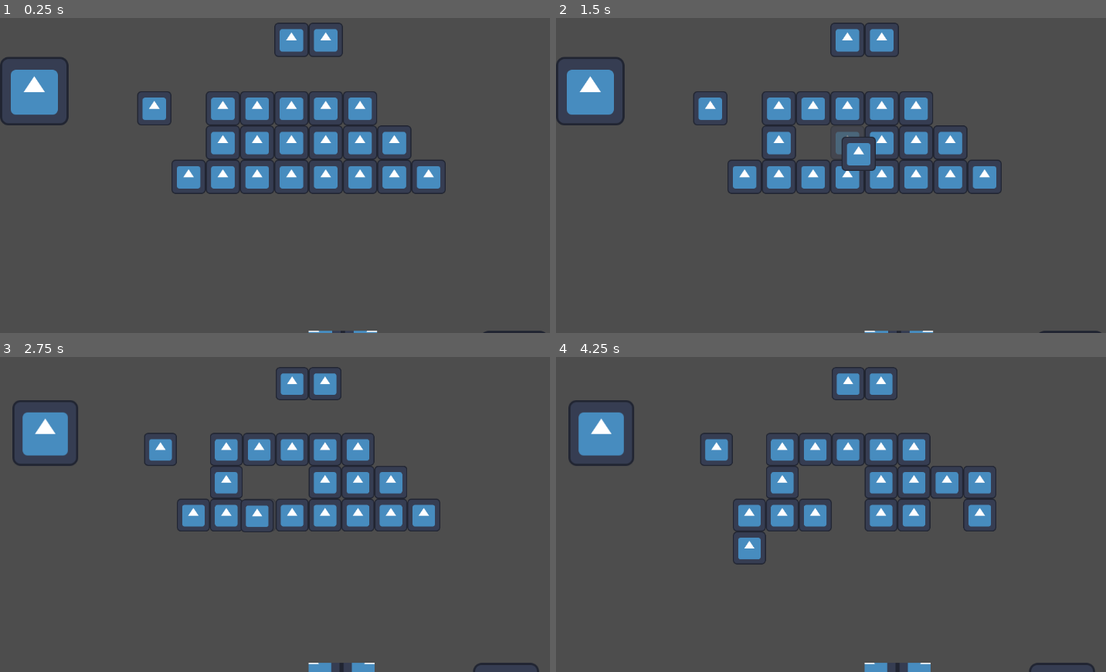
Above: before the commit, frames 1-4 (two rows, left to right).
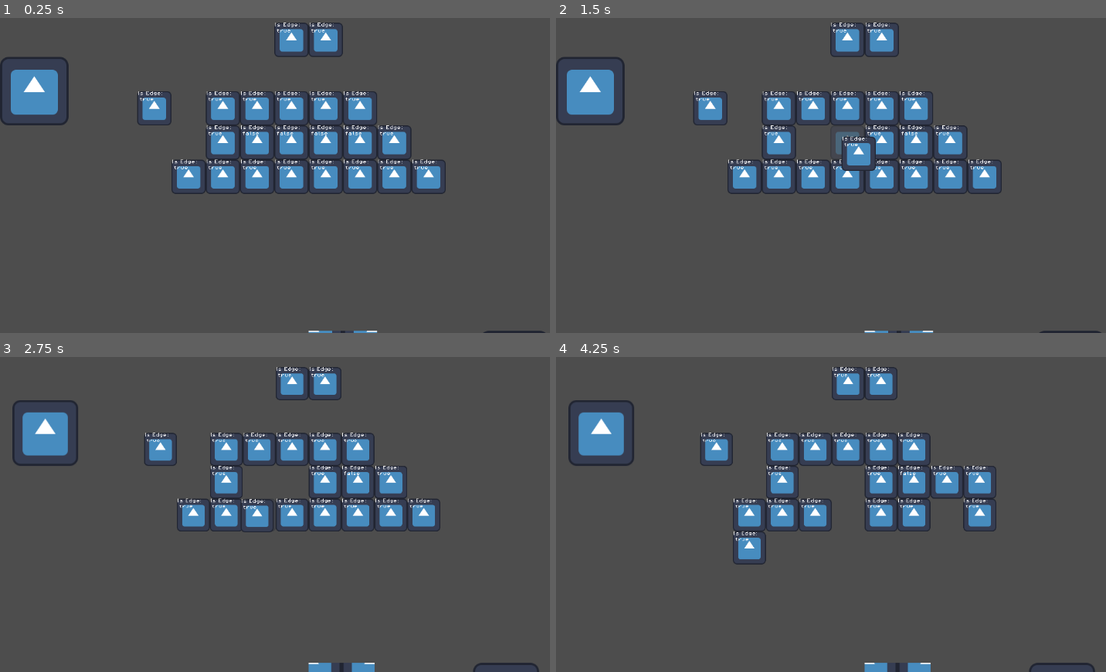
Above: after the commit, the same moments.

Repository: inbesea/godotTilePractice
Game: Godot game, scene res://scenes/game.tscn
Two runs of this game, one before a commit and one after it. Both use one fixed random seed, a clock stepped at 60 frames per second and the inputs below. The engine's default icon, where the game draws it, is replaced by a stand-in: a white triangle on a blue panel in a dark square.
Inputs (mouse positions are in pixels of both pictures, inside the frame that each line leads up to):
- Up to frame 1 (0.25 s): no input
- Up to frame 2 (1.5 s): tap Enter at 0.5 s; drag from (847, 144) to (952, 175) at 0.52 s; drag from (814, 144) to (952, 175) at 1.27 s
- Up to frame 3 (2.75 s): tap Space at 2 s; move the mouse to (258, 514) at 2.02 s; press the mouse at (258, 514) at 2.03 s; tap Mouse wheel down (scroll_down) at 2.1 s
- Up to frame 4 (4.25 s): release the mouse at (814, 514) at 2.75 s; tap Enter at 2.75 s; drag from (847, 514) to (946, 483) at 2.77 s; drag from (946, 514) to (748, 514) at 3.52 s

The runs differ from the first frame. In frame 1, 0.9% of the frame differs, in the area x 25-80%, y 1-49%; in frame 2, 0.8%; in frame 3, 0.8%; in frame 4, 0.8%.

Commit message:
Updates edge detection to fix how it determines if the tile is edge or not
Important to get working so we can place tiles from inside the ship

Diff:
--- a/scenes/base_tile_class.tscn
+++ b/scenes/base_tile_class.tscn
@@ -1,8 +1,9 @@
-[gd_scene load_steps=6 format=3 uid="uid://ciyxgwy7yxju5"]
+[gd_scene load_steps=7 format=3 uid="uid://ciyxgwy7yxju5"]
 
 [ext_resource type="Script" path="res://scripts/base_tile_class.gd" id="1_jbbuk"]
 [ext_resource type="Shader" path="res://shaders/base_tile_class.gdshader" id="2_252vo"]
 [ext_resource type="Texture2D" uid="uid://dfyrw8ou6roxv" path="res://assets/icon.svg" id="2_rnwji"]
+[ext_resource type="FontFile" uid="uid://c13wt504ie55o" path="res://assets/fonts/PixelOperator8.ttf" id="4_pii3f"]
 
 [sub_resource type="ShaderMaterial" id="ShaderMaterial_1nvrv"]
 shader = ExtResource("2_252vo")
@@ -26,5 +27,15 @@
 
 [node name="StupidBufferNode" type="Node" parent="."]
 
+[node name="Label" type="Label" parent="."]
+texture_filter = 1
+offset_left = -32.0
+offset_top = -32.0
+offset_right = 32.0
+offset_bottom = -9.0
+theme_override_fonts/font = ExtResource("4_pii3f")
+theme_override_font_sizes/font_size = 8
+text = "aoeu"
+
 [connection signal="input_event" from="Area2D" to="." method="_on_area_2d_input_event"]
 [connection signal="mouse_shape_entered" from="Area2D" to="." method="_on_area_2d_mouse_shape_entered"]
--- a/scripts/base_tile_class.gd
+++ b/scripts/base_tile_class.gd
@@ -8,7 +8,10 @@
 var south: Tile
 var west: Tile
 var index: Vector2i
+var isEdge : bool
+
 var area: Area2D
+var label : Label
 var new_position:Vector2
 var held = false
 var indicator
@@ -17,7 +20,9 @@
 # Called when the node enters the scene tree for the first time.
 func _ready():
 	area = $Area2D
+	label = $Label
 	update_index()
+	update_neighbors()
 	pass # Replace with function body.
 
 # Called every frame. 'delta' is the elapsed time since the previous frame.
@@ -72,10 +77,64 @@
 
 ## Creates references to the neighbors.
 func update_neighbors():
-	# get all neighbors.
+	# Get indices around self and set each side to the tile there, nulling out self from the previous
+	# tile neighbors.
 	var side_inices:Array[Vector2i] = ship.get_surrounding_cells(index)
-	for pos in side_inices:
-		ship.get_tile(pos)
+	if east != null :
+		east.west = null # Remove ourselves from old
+		east.update_isEdge() # Update old tile's edge status
+	east = ship.get_tile_from_indices(side_inices[0]) # try to get new tile
+	if east != null : # Update new tile with neighbor info.
+		east.west = self
+		east.update_isEdge()
+
+	if south != null :
+		south.north = null
+		south.update_isEdge()
+	south = ship.get_tile_from_indices(side_inices[1])
+	if south != null :
+		south.north = self
+		south.update_isEdge()
+
+	if west != null :
+		west.east = null
+		west.update_isEdge()
+	west = ship.get_tile_from_indices(side_inices[2])
+	if west != null :
+		west.east = self
+		west.update_isEdge()
+
+	if north != null :
+		north.south = null
+		north.update_isEdge()
+	north = ship.get_tile_from_indices(side_inices[3])
+	if north != null :
+		north.south = self
+		north.update_isEdge()
+
+	# Set isEdge based on the number of neighbors
+	update_isEdge()
+
+func count_neighbors() -> int:
+	var count : int = 0
+	if east != null : count += 1
+	if south != null : count += 1
+	if west != null : count += 1
+	if north != null : count += 1
+	print("neighbor count is : ",count)
+	return count
+
+func update_isEdge():
+	if count_neighbors() < 4 :
+		isEdge = true
+		print("setting to true!")
+	else:
+		isEdge = false
+		print("setting to false!")
+
+	var str = "Is Edge:\n {0}"
+	label.set_text(str.format([isEdge]))
+	print("isEdge:",isEdge)
 
 func createIndicator():
 		var indicator_scene = load("res://scenes/indicator_tile.tscn")
--- a/scripts/tile_map.gd
+++ b/scripts/tile_map.gd
@@ -36,10 +36,27 @@
 
 	return all_tiles
 
+func get_tile_from_indices(posIndex : Vector2i) -> Tile:
+	var all_tiles = get_tree().get_nodes_in_group("tiles")
+	var returnTile:Tile = null
+	for tile in all_tiles:
+		tile is Tile
+		if tile.index == posIndex:
+			if returnTile != null:
+				print("Issue with overlapping indices encountered for index :", tile.index)
+			else:
+				returnTile = tile
+
+		#print("Index: ",tile.index)
+
+	if returnTile == null:
+		return null
+	return returnTile
+
 ## Pass in world co-ords and they will be translated to index values
 func get_tile(pos:Vector2i) -> Tile:
 	var all_tiles = get_tree().get_nodes_in_group("tiles")
-	var returnTile:Tile
+	var returnTile:Tile = null
 	var posIndex = TileScript.get_tile_index(pos)
 	for tile in all_tiles:
 		tile is Tile
Binary file added: assets/fonts/PixelOperator8-Bold.ttf
Not shown, added: assets/fonts/PixelOperator8-Bold.ttf.import
Binary file added: assets/fonts/PixelOperator8.ttf
Not shown, added: assets/fonts/PixelOperator8.ttf.import
